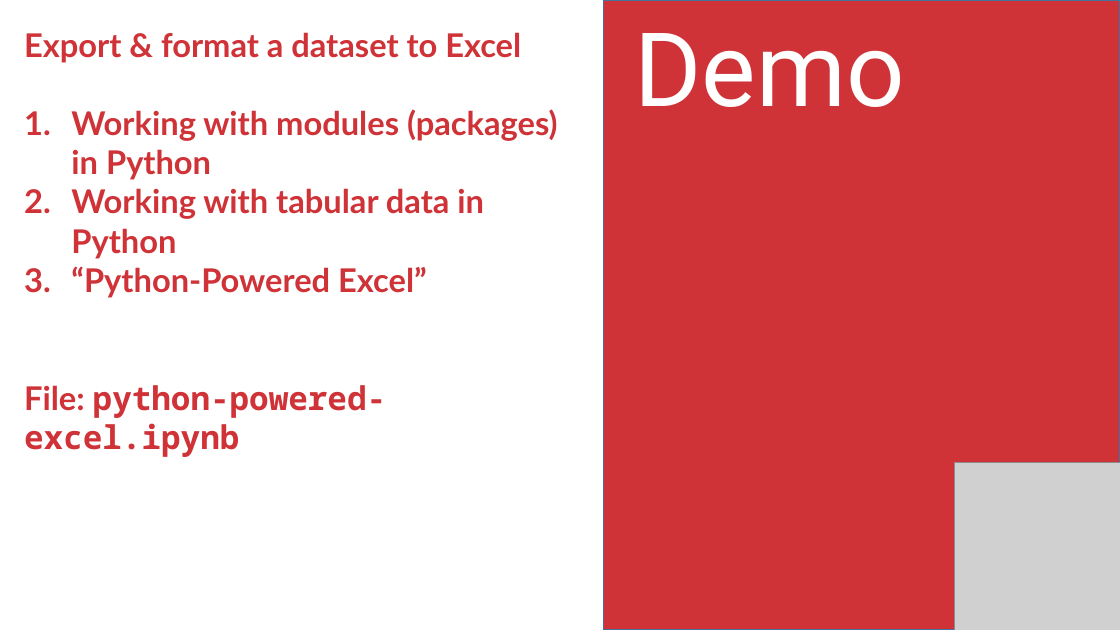
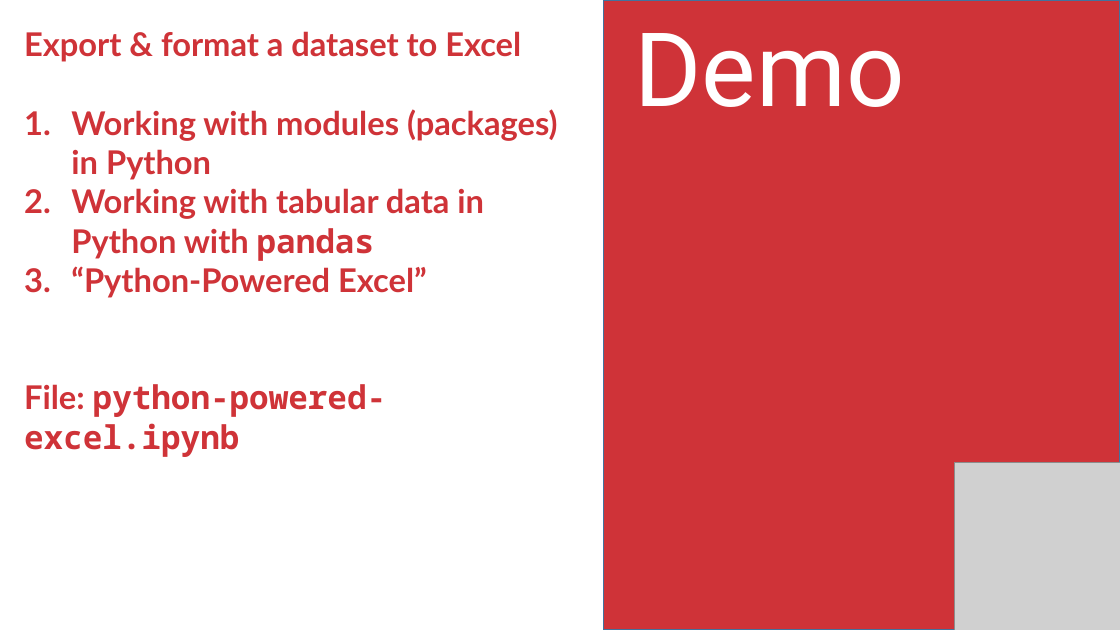
Before and after one commit to stringfestdata/london-excel, a slide deck: slide 24 of advancing-into-analytics-london-meetup.pptx (slide 22 before the commit). Drawn at 1120x630 pixels with LibreOffice and Linux fonts; fonts in the diff are those of the drawing; grey boxes stand for pictures. Boxes give left, top, right and bottom in pixels: in the first picture for what was removed or moved away, otherwise in the second. Text is boxed around its words. In the diff, an @@ line names an element or a change of style, - is before the commit and + after.

```diff
--- a/advancing-into-analytics-london-meetup.pptx
+++ b/advancing-into-analytics-london-meetup.pptx
@@ text at (71,188,484,261): text changed @@
-2. Working with tabular data in Python
+2. Working with tabular data in Python with pandas
```
Also in this commit, not shown: 5 other slides changed, 6 slides added, 1 slide removed, 5 other files.
